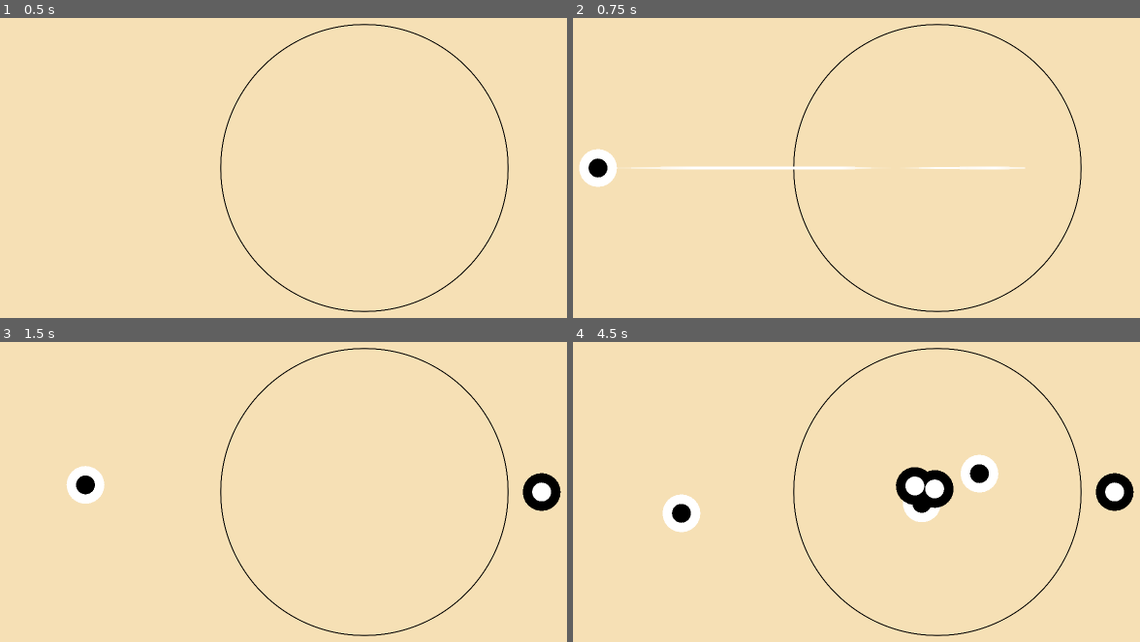
Above: before the commit, frames 1-4 (two rows, left to right).
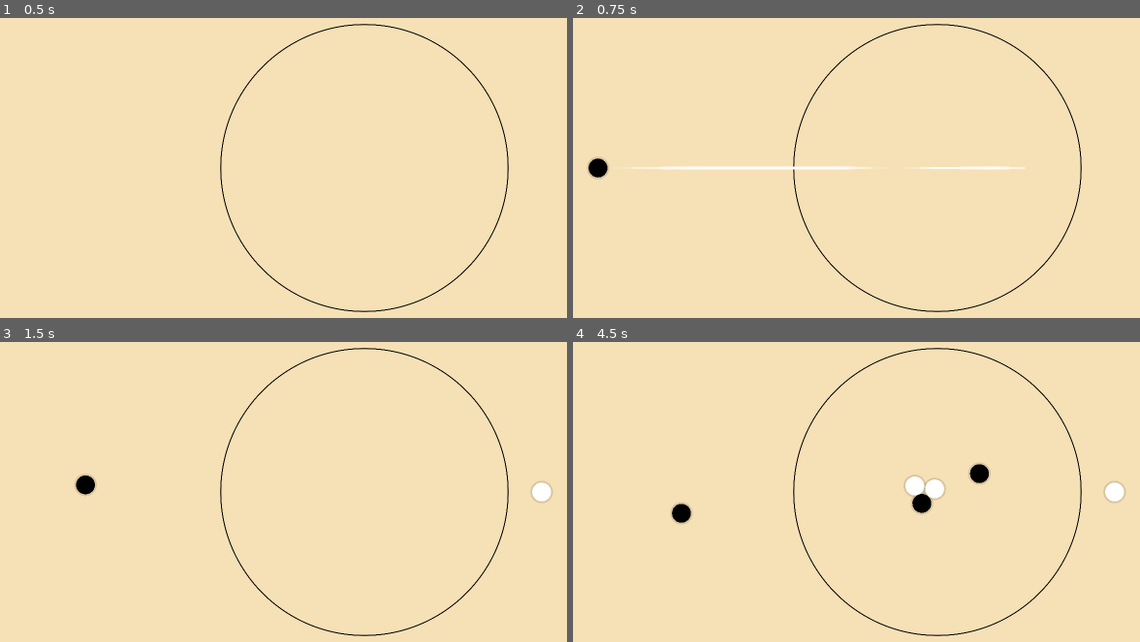
Above: after the commit, the same moments.

Repository: aeriab/Orbital_Go
Game: Godot game, scene res://game/game.tscn
Same seed, same stepped clock (60 frames per second), same inputs: the game is played once before the commit and once after it.
Inputs (mouse positions are in pixels of both pictures, inside the frame that each line leads up to):
- Up to frame 1 (0.5 s): no input
- Up to frame 2 (0.75 s): tap Enter at 0.5 s; move the mouse to (1105, 147) at 0.52 s; press the mouse at (1105, 147) at 0.53 s
- Up to frame 3 (1.5 s): tap Space at 1.25 s; move the mouse to (209, 513) at 1.27 s; release the mouse at (209, 513) at 1.28 s; click (209, 513) at 1.35 s
- Up to frame 4 (4.5 s): move the mouse to (1015, 396) at 2.02 s; press the mouse at (1015, 396) at 2.03 s; move the mouse to (896, 579) at 2.77 s; release the mouse at (896, 579) at 2.78 s; click (896, 579) at 2.85 s; move the mouse to (outside the picture) at 3.52 s; press the mouse at (outside the picture) at 3.53 s; move the mouse to (703, 426) at 4.27 s; release the mouse at (703, 426) at 4.28 s; click (703, 426) at 4.35 s

Frame 1 is identical in both runs. In frame 2, 0.5% of the frame differs, in the area x 1-8%, y 43-57%; in frame 3, 1.0%; in frame 4, 2.5%, in the area x 15-99%, y 37-64%.

Commit message:
Outline to the stones

Diff:
--- a/stone/Stone.gd
+++ b/stone/Stone.gd
@@ -4,7 +4,8 @@
 @export var p1_color: Color = Color.WHITE
 @export var p2_color: Color = Color.BLACK
 
-#@export var p1_outline_color
+@export var p1_outline_color: Color
+@export var p2_outline_color: Color
 
 @export var stone_polygon_2d: Polygon2D
 @export var outline_polygon_2d: Polygon2D
@@ -30,12 +31,12 @@
 
 	if (Global.is_black_turn):
 		stone_polygon_2d.color = p1_color
-		outline_polygon_2d.color = Global.inverted_color(p1_color)
+		outline_polygon_2d.color = p1_outline_color
 		team = "White"
 		add_to_group("White")
 	else:
 		stone_polygon_2d.color = p2_color
-		outline_polygon_2d.color = Global.inverted_color(p2_color)
+		outline_polygon_2d.color = p2_outline_color
 		team = "Black"
 		add_to_group("Black")
 
--- a/stone/Stone.tscn
+++ b/stone/Stone.tscn
@@ -11,6 +11,8 @@
 gravity_scale = 0.0
 linear_damp = 1.0
 script = ExtResource("1_q1k2p")
+p1_outline_color = Color(0, 0, 0, 0.11764706)
+p2_outline_color = Color(0, 0, 0, 0.11764706)
 stone_polygon_2d = NodePath("StonePolygon2D")
 outline_polygon_2d = NodePath("StonePolygon2D/OutlinePolygon2D")
 red_indicator_polygon_2d = NodePath("RedIndicatorPolygon2D")
@@ -27,8 +29,8 @@
 
 [node name="OutlinePolygon2D" type="Polygon2D" parent="StonePolygon2D" unique_id=753561829]
 z_as_relative = false
-scale = Vector2(2, 2)
-color = Color(0, 0, 0, 1)
+scale = Vector2(1.2, 1.2)
+color = Color(0, 0, 0, 0.11764706)
 polygon = PackedVector2Array(10.015625, 0.0234375, 9.6328125, -2.6640625, 8.63281, -5.0437517, 7.045311, -7.060931, 4.9 …(431 unchanged characters)…
 
 [node name="RedIndicatorPolygon2D" type="Polygon2D" parent="." unique_id=295062106]
